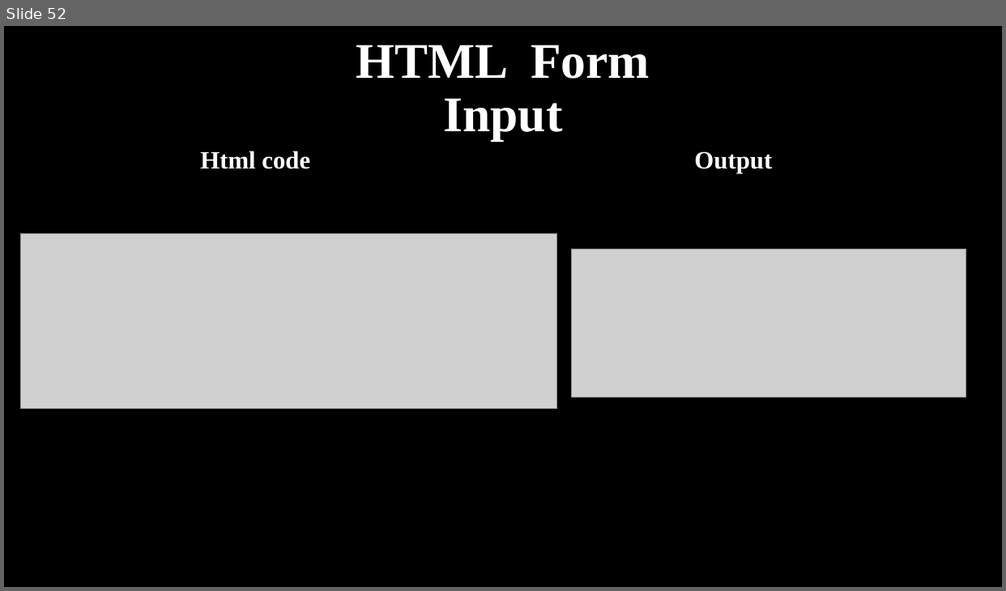
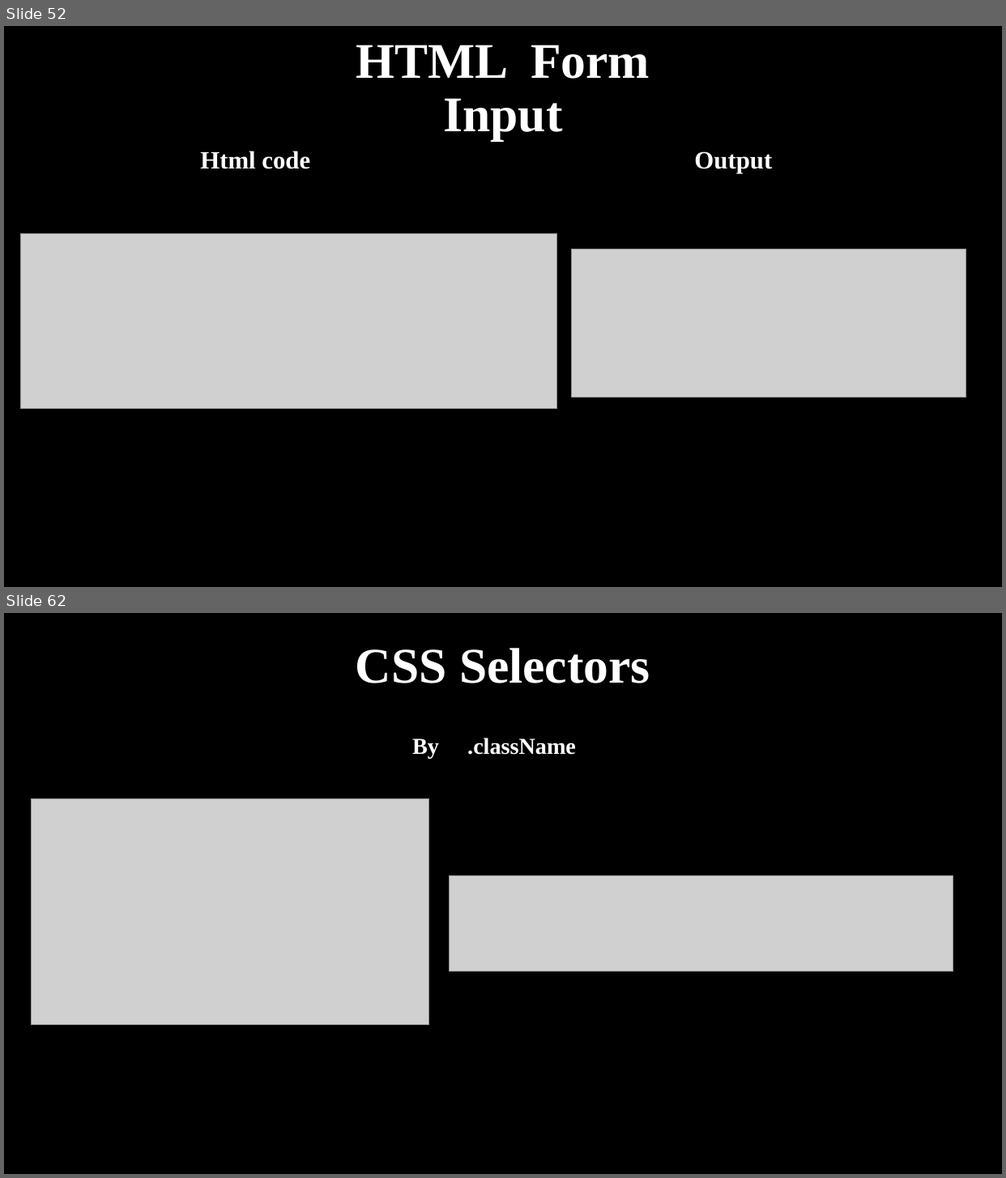
Before and after one commit to haiderIbrahem/ASPU_WEB, a slide deck: web.pptx. Shown one above the other, each under a label of ours: slide 52 before the commit, slides 52 and 62 after it; the slides between them are not shown. The pictures are 1006x591 and 1006x1178 pixels, drawn with LibreOffice and Linux fonts; fonts in the diff are those of the drawing; grey boxes stand for pictures. Boxes give left, top, right and bottom in pixels: in the first picture for what was removed or moved away, otherwise in the second. Text is boxed around its words. In the diff, an @@ line names an element or a change of style, - is before the commit and + after.

```diff
--- a/web.pptx
+++ b/web.pptx
@@ slide 62 added at box(4, 613, 1002, 1174), background #000000 @@
@@ title added at box(356, 648, 650, 683), 48 pt, text #FFFFFF, bold @@
+CSS Selectors
@@ text added at box(412, 738, 576, 758), 22 pt, text #FFFFFF, bold @@
+By .className
@@ picture added at box(31, 799, 429, 1024) @@
@@ picture added at box(450, 875, 953, 972) @@
```
Also in this commit, not shown: 13 other slides added.
